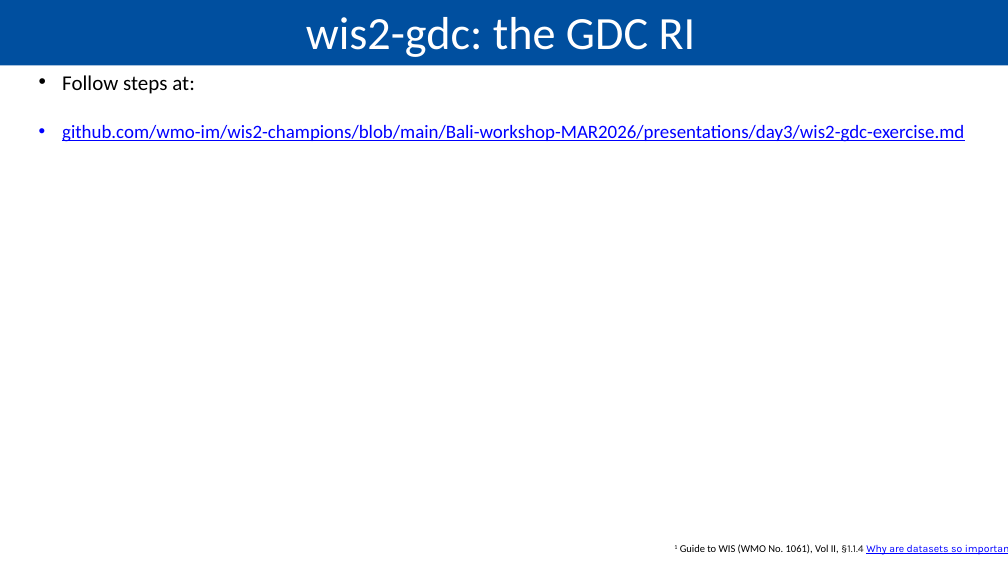
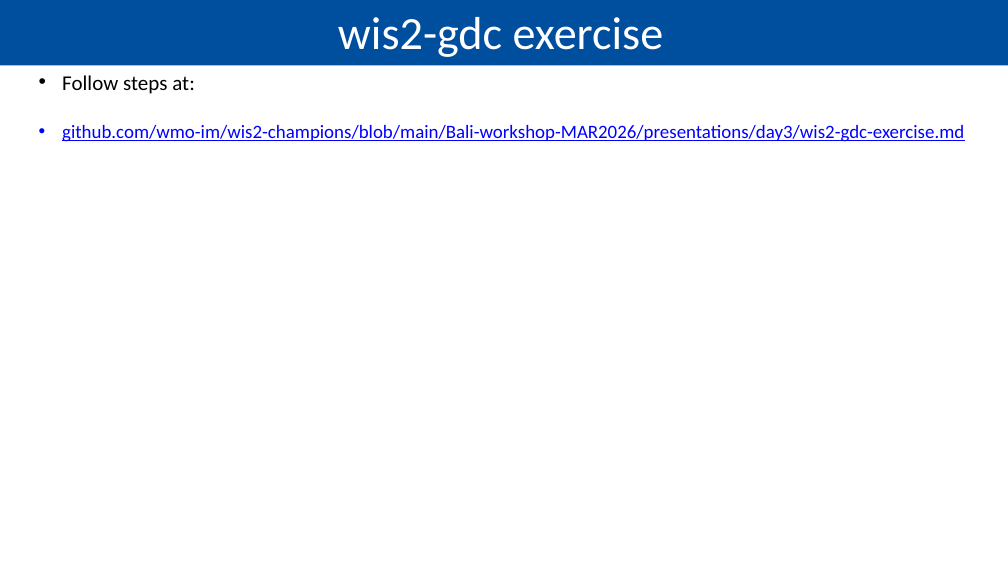
Before and after one commit to wmo-im/wis2-champions, a slide deck: slide 29 of Bali-workshop-MAR2026/presentations/day3/wis2-gdc-deep-dive-2026-04-01.pptx. Drawn at 1008x567 pixels with LibreOffice and Linux fonts; fonts in the diff are those of the drawing; background and template pictures are left out. Boxes give left, top, right and bottom in pixels: in the first picture for what was removed or moved away, otherwise in the second. Text is boxed around its words. In the diff, an @@ line names an element or a change of style, - is before the commit and + after.

```diff
--- a/Bali-workshop-MAR2026/presentations/day3/wis2-gdc-deep-dive-2026-04-01.pptx
+++ b/Bali-workshop-MAR2026/presentations/day3/wis2-gdc-deep-dive-2026-04-01.pptx
@@ title at [338, 17, 664, 57]: text changed @@
-wis2-gdc: the GDC RI
+wis2-gdc exercise
@@ text removed at [674, 544, 962, 555] @@
-1 Guide to WIS (WMO No. 1061), Vol II, §1.1.4 Why are datasets so important
```
Also in this commit, not shown: 2 other files.
